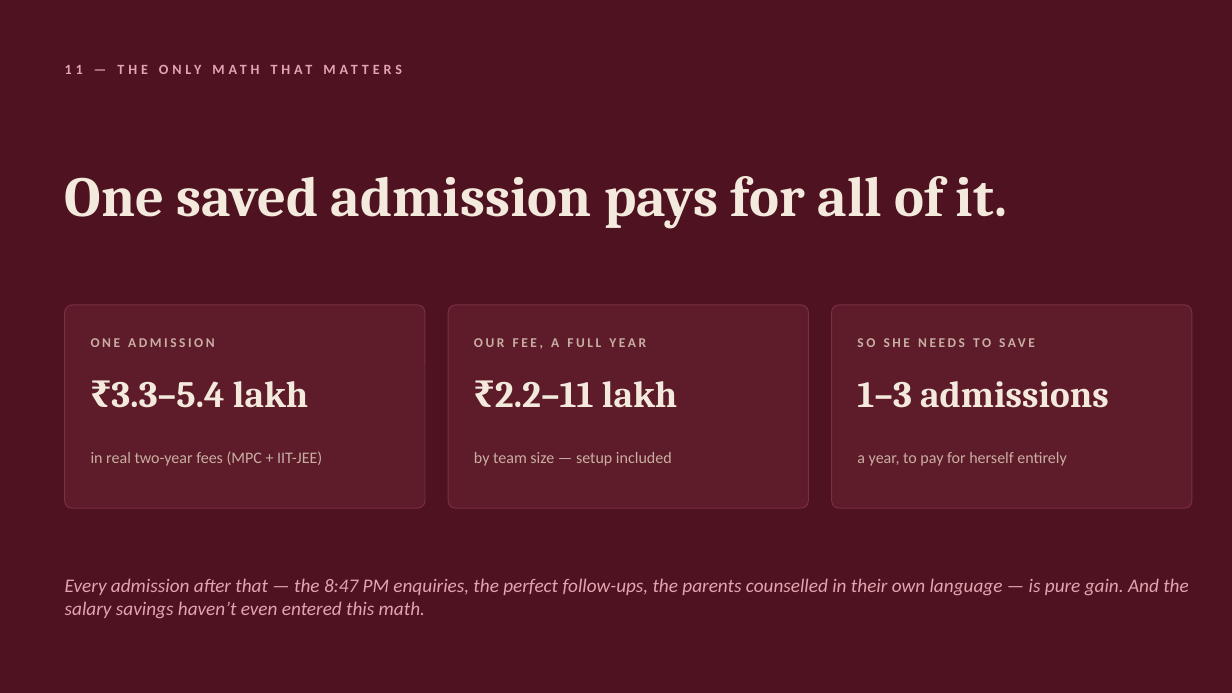
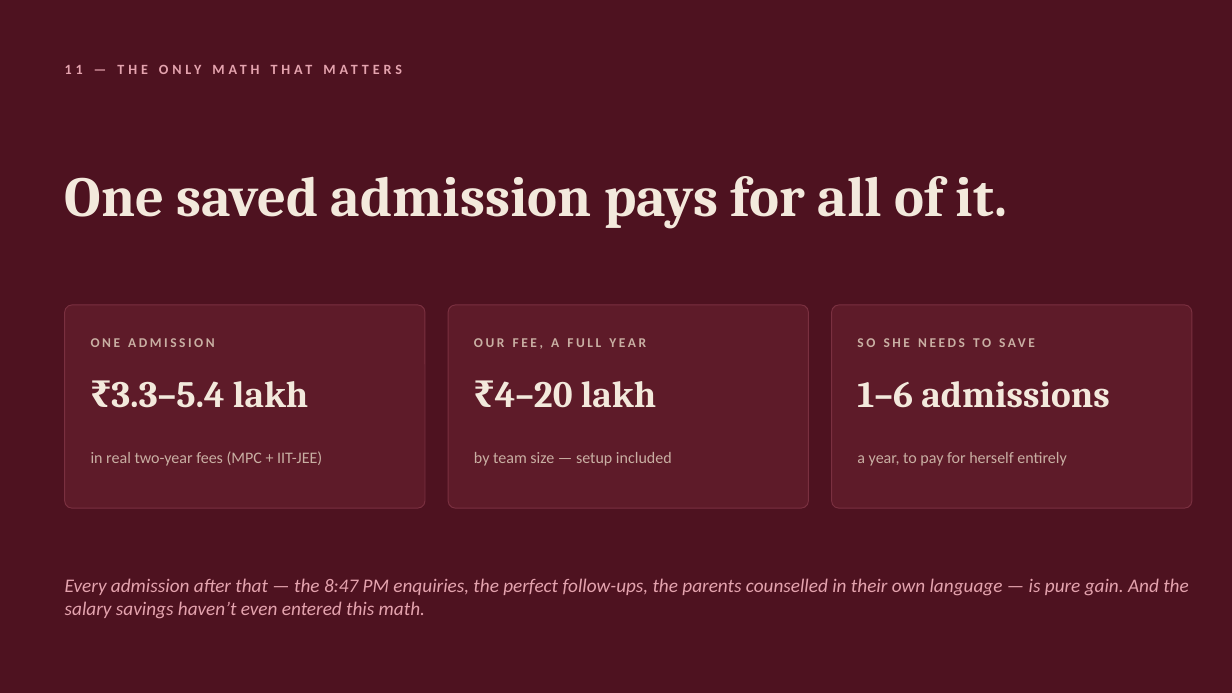
Before and after one commit to YeshwanthReddy1306/ai-agent, a slide deck: slide 12 of Admissions-AI-Pitch-Resonance.pptx. Drawn at 1232x693 pixels with LibreOffice and Linux fonts; fonts in the diff are those of the drawing. Boxes give left, top, right and bottom in pixels: in the first picture for what was removed or moved away, otherwise in the second. Text is boxed around its words. In the diff, an @@ line names an element or a change of style, - is before the commit and + after.

```diff
--- a/Admissions-AI-Pitch-Resonance.pptx
+++ b/Admissions-AI-Pitch-Resonance.pptx
@@ text at (x1=495, y1=381, x2=656, y2=408): text changed @@
-₹2.2–11 lakh
+₹4–20 lakh
@@ text at (x1=857, y1=381, x2=1110, y2=408): text changed @@
-1–3 admissions
+1–6 admissions
```
Also in this commit, not shown: 1 other slide changed.
